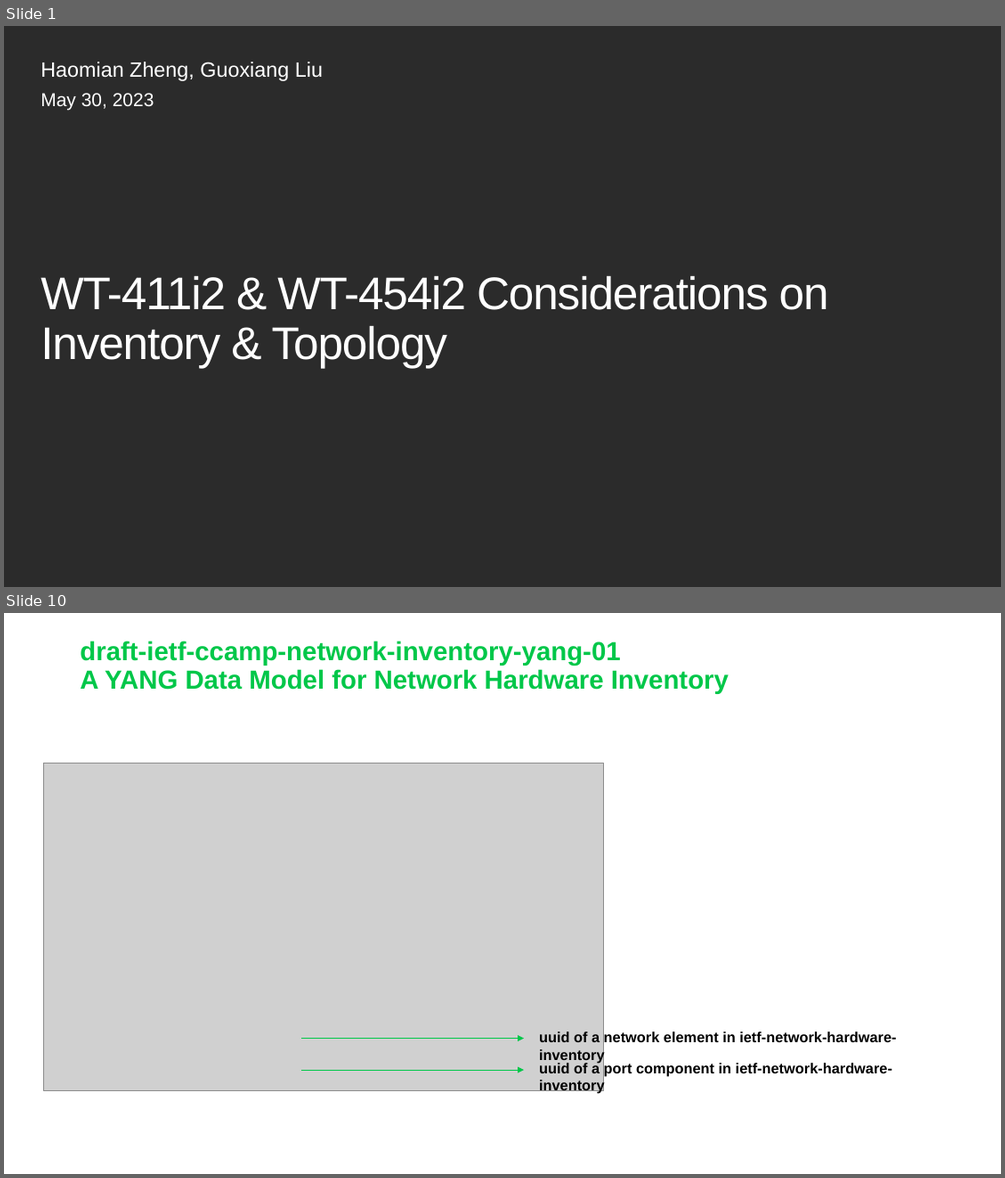
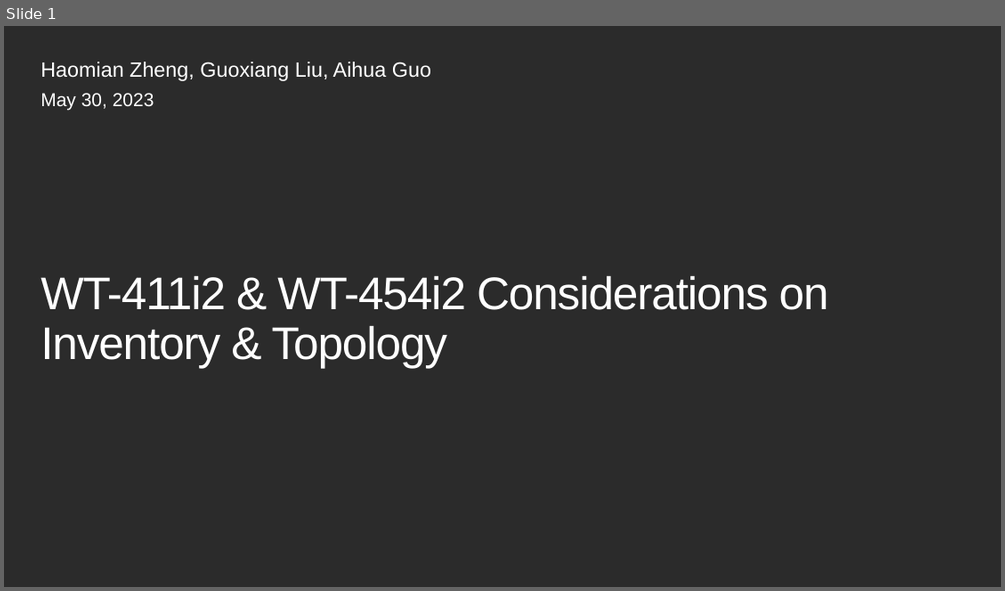
Before and after one commit to aguoietf/Public_material_for_standards, a slide deck: CONTRIB-xxxx-huawei-01 - NBI Design - inventory-topo.pptx. Shown one above the other, each under a label of ours: slides 1 and 10 before the commit, slide 1 after it; the slides between them are not shown. The pictures are 1005x1178 and 1005x591 pixels, drawn with LibreOffice and Linux fonts; fonts in the diff are those of the drawing; grey boxes stand for pictures; background and template pictures are left out; a plain dark background stands for a picture behind light text. Boxes give left, top, right and bottom in pixels: in the first picture for what was removed or moved away, otherwise in the second. Text is boxed around its words. In the diff, an @@ line names an element or a change of style, - is before the commit and + after.

```diff
--- a/CONTRIB-xxxx-huawei-01 - NBI Design - inventory-topo.pptx
+++ b/CONTRIB-xxxx-huawei-01 - NBI Design - inventory-topo.pptx
@@ slide 10 removed at (x1=4, y1=613, x2=1001, y2=1174), background #FFFFFF @@
@@ title removed at (x1=80, y1=641, x2=728, y2=694) @@
-draft-ietf-ccamp-network-inventory-yang-01
-A YANG Data Model for Network Hardware Inventory
@@ picture removed at (x1=44, y1=763, x2=604, y2=1090) @@
@@ arrow removed from (301, 1038) to (524, 1038) @@
@@ text removed at (x1=539, y1=1031, x2=896, y2=1062) @@
-uuid of a network element in ietf-network-hardware-inventory
@@ text removed at (x1=539, y1=1061, x2=892, y2=1076) @@
-uuid of a port component in ietf-network-hardware-inventory
@@ arrow removed from (301, 1070) to (524, 1070) @@
@@ slide 1 changed as well @@
@@ subtitle at (x1=40, y1=62, x2=431, y2=81): text changed @@
-Haomian Zheng, Guoxiang Liu
+Haomian Zheng, Guoxiang Liu, Aihua Guo
```
Also in this commit, not shown: 8 other slides changed, 11 other slides removed, 2 other files.
